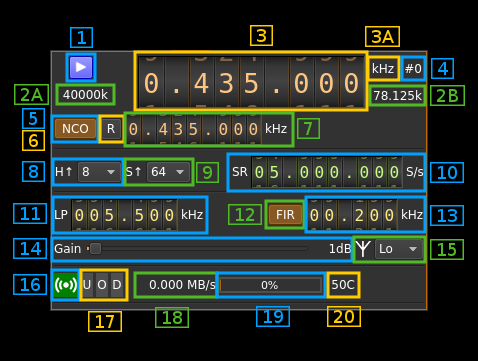
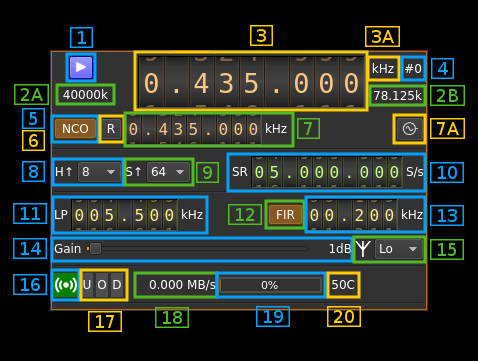
Two versions of the same layered image (w=478, h=361). Layer-by-layer changes:
added layer "7A" above "Overlay_07a" over (x1=430, y1=118, x2=465, y2=139)
added layer "Overlay_07a" above "7" over (x1=392, y1=113, x2=427, y2=145)
added layer "Patch_03" above "Patch_02" over (x1=394, y1=115, x2=425, y2=143)
